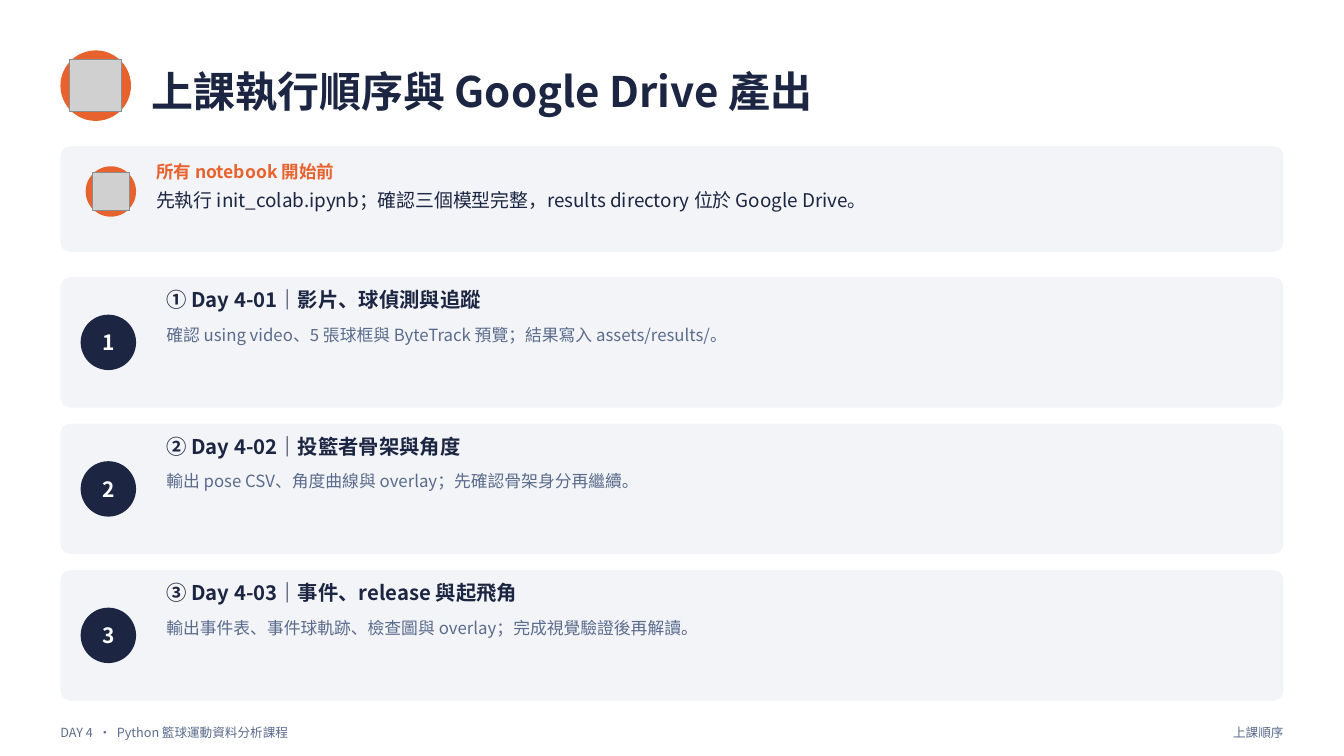
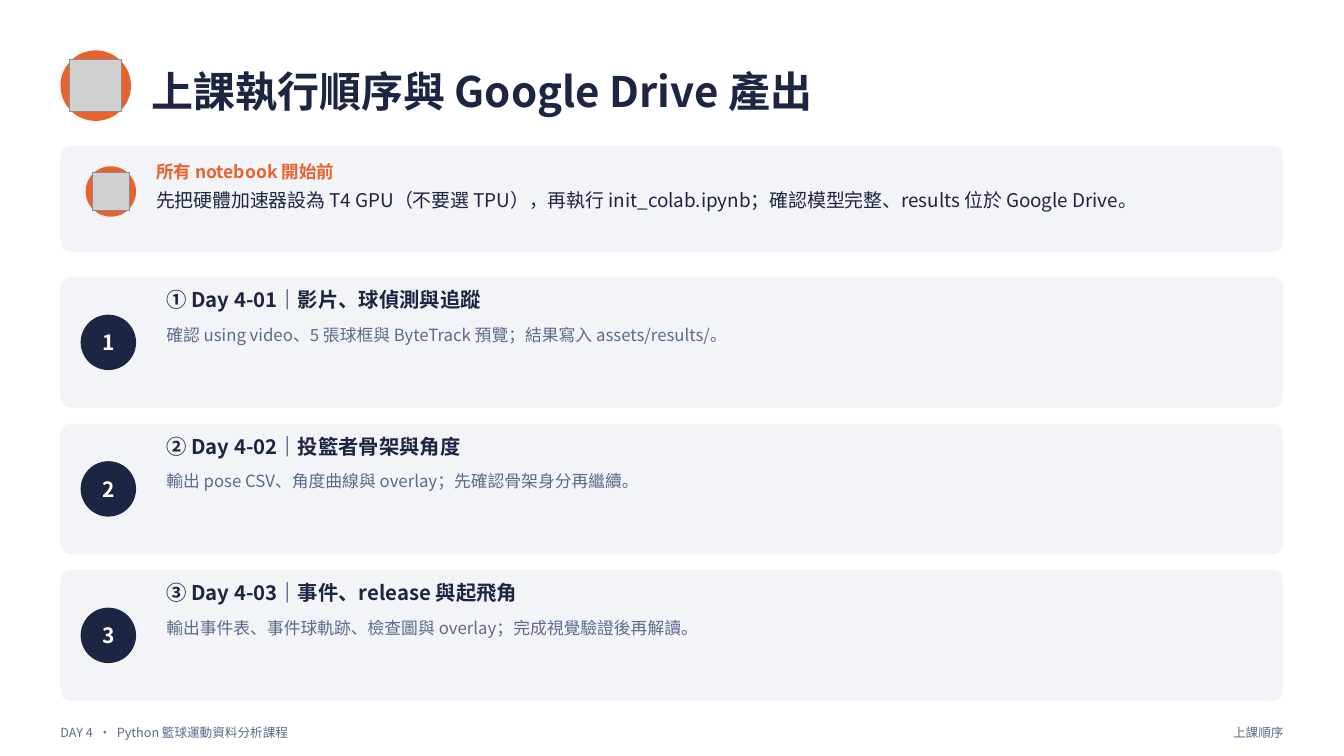
Before and after one commit to henry753951/basketball-hackathon-course, a slide deck: slide 17 of slides/day4_slides.pptx. Drawn at 1344x756 pixels with LibreOffice and Linux fonts; fonts in the diff are those of the drawing; grey boxes stand for pictures. Boxes give left, top, right and bottom in pixels: in the first picture for what was removed or moved away, otherwise in the second. Text is boxed around its words. In the diff, an @@ line names an element or a change of style, - is before the commit and + after.

```diff
--- a/slides/day4_slides.pptx
+++ b/slides/day4_slides.pptx
@@ text at [156, 191, 1137, 212]: text changed @@
-先執行 init_colab.ipynb；確認三個模型完整，results directory 位於 Google Drive。
+先把硬體加速器設為 T4 GPU（不要選 TPU），再執行 init_colab.ipynb；確認模型完整、results 位於 Google Drive。
```
Also in this commit, not shown: 1 other slide changed, 4 other files.
